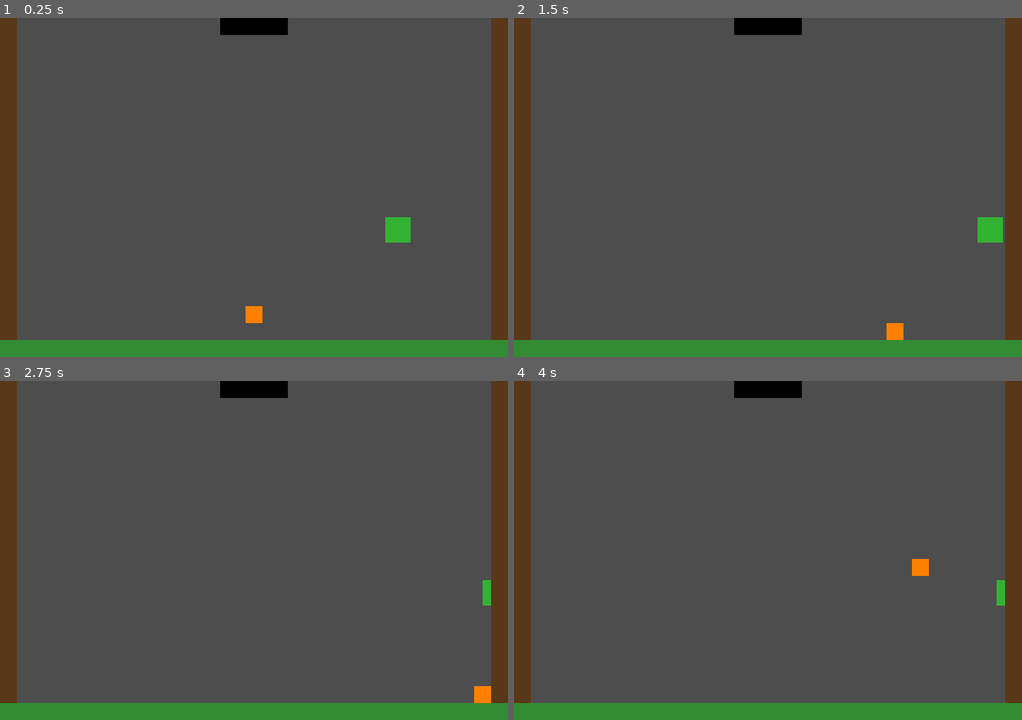
Above: before the commit, frames 1-4 (two rows, left to right).
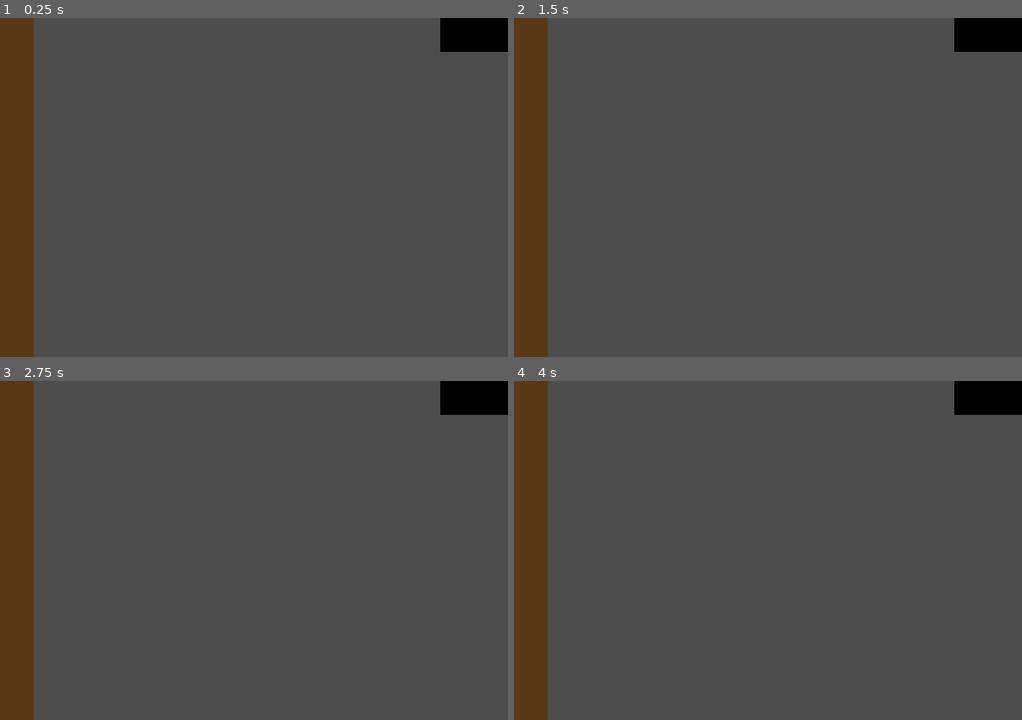
Above: after the commit, the same moments.

Repository: nocooldog/FC-Zelda-remake
Game: Godot game, scene res://scenes/main.tscn
The game is run twice, just before and just after one commit, with the same random seed, the same clock (stepped at 60 frames per second) and the same inputs.
Inputs:
- Up to frame 1 (0.25 s): no input
- Up to frame 2 (1.5 s): tap Enter at 0.5, 1.35 s; hold Right 0.53-1.28 s; tap M at 0.6 s; tap Space at 0.77 s; hold S from 1.28 s (still down)
- Up to frame 3 (2.75 s): tap Space at 1.52 s; release S at 2.03 s; hold Right from 2.03 s (still down); tap M at 2.1 s
- Up to frame 4 (4 s): release Right at 2.78 s; hold W 2.78-3.53 s; tap Enter at 2.85 s; tap Space at 3.02, 3.77 s; hold Left from 3.53 s (still down); tap M at 3.6 s

The runs differ from the first frame. In frame 1, 14% of the frame differs, in the area x 0-100%, y 0-100%; in frame 2, 14%; in frame 3, 13%; in frame 4, 13%.
Error in both runs: Invalid assignment of property or key 'color' with value of type 'Color' on a base object of type 'PanelContainer'. (res://scripts/menu.gd:30)

Commit message:
fix: 剑拾取 - 加collision_layer/mask，queue_free用call_deferred，shape补全

Diff:
--- a/src/scenes/sword.tscn
+++ b/src/scenes/sword.tscn
@@ -1,15 +1,12 @@
-[gd_scene load_steps=2 format=3 uid="uid://sword01"]
+[gd_scene load_steps=3 format=3 uid="uid://sword01"]
 
 [ext_resource type="Script" path="res://scripts/sword.gd" id="1"]
+
+[sub_resource type="RectangleShape2D" id="Shape2D_sword"]
+size = Vector2(8, 8)
 
 [node name="Sword" type="Area2D"]
 script = ExtResource("1")
 
 [node name="CollisionShape2D" type="CollisionShape2D" parent="."]
-
-[node name="ColorRect" type="ColorRect" parent="."]
-offset_left = -4.0
-offset_top = -4.0
-offset_right = 4.0
-offset_bottom = 4.0
-color = Color(0.8, 0.8, 0.85, 1)
+shape = SubResource("Shape2D_sword")
--- a/src/scripts/game.gd
+++ b/src/scripts/game.gd
@@ -31,6 +31,9 @@
 	resize_window()
 
 func resize_window() -> void:
+	# 通过 content_scale_factor 缩放 viewport 内容
+	get_viewport().content_scale_factor = float(_scale)
+	# 调整窗口大小
 	get_window().size = Vector2i(BASE_W * _scale, BASE_H * _scale)
 	get_window().center()
 
--- a/src/scripts/player.gd
+++ b/src/scripts/player.gd
@@ -8,6 +8,9 @@
 var has_sword: bool = false
 var is_attacking: bool = false
 const ATTACK_DURATION: float = 0.2
+
+func _ready() -> void:
+	add_to_group("player")
 
 func _physics_process(delta: float) -> void:
 	if is_attacking:
--- a/src/scripts/sword.gd
+++ b/src/scripts/sword.gd
@@ -1,14 +1,19 @@
 extends Area2D
 
 ## 剑道具：林克接触后拾取
+## 注意：queue_free 必须在物理回调外调用（用 call_deferred）
 
 signal sword_picked_up
 
 func _ready() -> void:
-	# 同时监听 area 和 body 进入（player 是 CharacterBody2D）
+	monitoring = true
+	monitorable = true
+	collision_layer = 4
+	collision_mask = 1
 	body_entered.connect(_on_body_entered)
 
 func _on_body_entered(body: Node2D) -> void:
-	if body.name == "Player":
+	if body.is_in_group("player") or body.name == "Player":
 		body.pickup_sword()
-		queue_free()
+		# 延迟删除避免物理回调中删除节点错误
+		call_deferred("queue_free")
